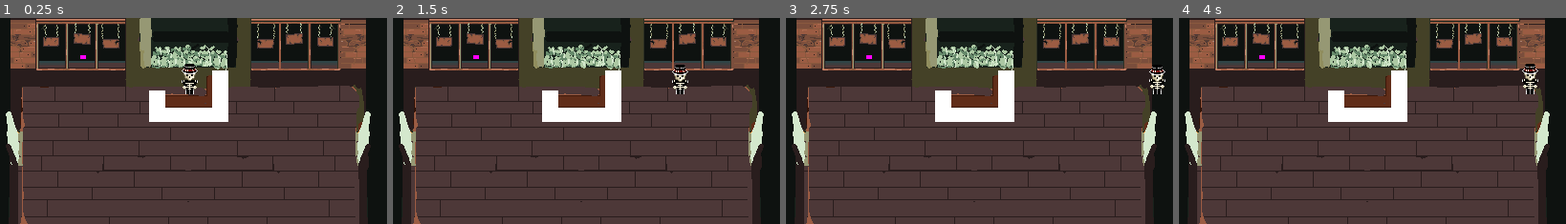
Above: before the commit, frames 1-4 (left to right).
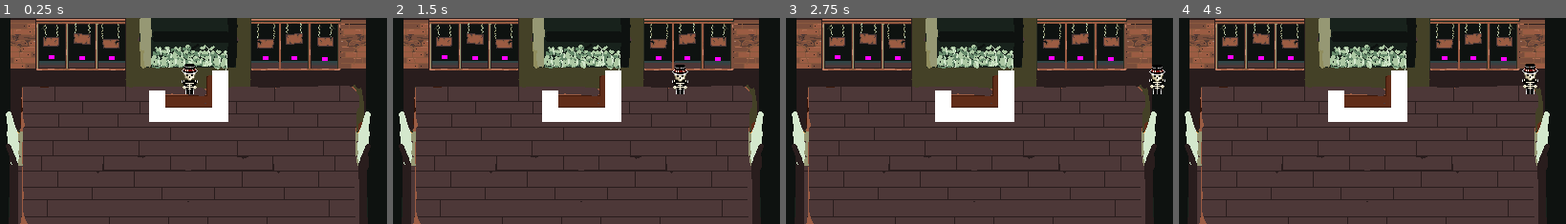
Above: after the commit, the same moments.

Repository: bean-jam/hack-sussex-game-jam-2025
Game: Godot game, scene res://Scenes/test_environment.tscn
Two runs of this game, one before a commit and one after it. Both use one fixed random seed, a clock stepped at 60 frames per second and the inputs below. This scene is started directly instead of the project's main scene. The engine's default icon, where the game draws it, is replaced by a stand-in: a white triangle on a blue panel in a dark square.
Inputs (mouse positions are in pixels of both pictures, inside the frame that each line leads up to):
- Up to frame 1 (0.25 s): no input
- Up to frame 2 (1.5 s): move the mouse to (667, 110) at 0.52 s; hold Right (move_right) 0.53-1.25 s; tap X (drop) at 0.6 s; click (667, 110) at 0.67 s; tap Space (interact) at 0.8 s; drag from (501, 131) to (563, 162) at 1.27 s
- Up to frame 3 (2.75 s): move the mouse to (1014, 75) at 2.02 s; hold Right (move_right) from 2.03 s (still down); tap X (drop) at 2.1 s; tap Space (interact) at 2.3 s
- Up to frame 4 (4 s): release Right (move_right) at 2.75 s; drag from (1349, 162) to (1248, 90) at 2.77 s; tap Enter at 3.5 s; move the mouse to (1484, 151) at 3.52 s; hold Left (move_left) from 3.53 s (still down); tap X (drop) at 3.6 s; tap Space (interact) at 3.8 s

The runs differ from the first frame. In frame 1, 0.2% of the frame differs, in the area x 12-85%, y 18-21%; in frame 2, 0.2%; in frame 3, 0.2%; in frame 4, 0.2%.

Commit message:
Use custom resources for item containers

Diff:
--- a/Resources/Ingredients/alligator_teeth.tres
+++ b/Resources/Ingredients/alligator_teeth.tres
@@ -1,7 +1,11 @@
-[gd_resource type="Resource" script_class="Item" load_steps=2 format=3 uid="uid://cviwqynmxmqa5"]
+[gd_resource type="Resource" script_class="Item" load_steps=3 format=3 uid="uid://cviwqynmxmqa5"]
 
 [ext_resource type="Script" uid="uid://de2x6nu24bxkm" path="res://Scripts/item.gd" id="1_qs84h"]
 
+[sub_resource type="PlaceholderTexture2D" id="PlaceholderTexture2D_dqvdn"]
+size = Vector2(8, 8)
+
 [resource]
 script = ExtResource("1_qs84h")
-metadata/_custom_type_script = "uid://de2x6nu24bxkm"
+item_name = "Alligator Teeth"
+texture = SubResource("PlaceholderTexture2D_dqvdn")
--- a/Resources/Ingredients/ayahuasca.tres
+++ b/Resources/Ingredients/ayahuasca.tres
@@ -1,9 +1,12 @@
-[gd_resource type="Resource" script_class="Item" load_steps=2 format=3 uid="uid://bnk85jyhl0ckg"]
+[gd_resource type="Resource" script_class="Item" load_steps=3 format=3 uid="uid://bnk85jyhl0ckg"]
 
 [ext_resource type="Script" uid="uid://de2x6nu24bxkm" path="res://Scripts/item.gd" id="1_w0far"]
 
+[sub_resource type="PlaceholderTexture2D" id="PlaceholderTexture2D_117a8"]
+size = Vector2(8, 8)
+
 [resource]
 script = ExtResource("1_w0far")
-item_name = "Viper"
-description = "Deadly toxin extracted from snake fangs; causes paralysis."
+item_name = "Ayahuasca"
+texture = SubResource("PlaceholderTexture2D_117a8")
 metadata/_custom_type_script = "uid://de2x6nu24bxkm"
--- a/Resources/Ingredients/eagle_eyeball.tres
+++ b/Resources/Ingredients/eagle_eyeball.tres
@@ -1,7 +1,12 @@
-[gd_resource type="Resource" script_class="Item" load_steps=2 format=3 uid="uid://dauog3637hj2o"]
+[gd_resource type="Resource" script_class="Item" load_steps=3 format=3 uid="uid://dauog3637hj2o"]
 
 [ext_resource type="Script" uid="uid://de2x6nu24bxkm" path="res://Scripts/item.gd" id="1_8c257"]
 
+[sub_resource type="PlaceholderTexture2D" id="PlaceholderTexture2D_hosi8"]
+size = Vector2(8, 8)
+
 [resource]
 script = ExtResource("1_8c257")
+item_name = "Eagle Eyeball"
+texture = SubResource("PlaceholderTexture2D_hosi8")
 metadata/_custom_type_script = "uid://de2x6nu24bxkm"
--- a/Resources/Ingredients/leech.tres
+++ b/Resources/Ingredients/leech.tres
@@ -1,9 +1,13 @@
-[gd_resource type="Resource" script_class="Item" load_steps=2 format=3 uid="uid://jwpx3sj2mv2k"]
+[gd_resource type="Resource" script_class="Item" load_steps=3 format=3 uid="uid://jwpx3sj2mv2k"]
 
 [ext_resource type="Script" uid="uid://de2x6nu24bxkm" path="res://Scripts/item.gd" id="1_8yx0d"]
+
+[sub_resource type="PlaceholderTexture2D" id="PlaceholderTexture2D_yjcub"]
+size = Vector2(8, 8)
 
 [resource]
 script = ExtResource("1_8yx0d")
 item_name = "Leech"
 description = "Slimy parasite historically used for medicinal bloodletting."
+texture = SubResource("PlaceholderTexture2D_yjcub")
 metadata/_custom_type_script = "uid://de2x6nu24bxkm"
--- a/Resources/Ingredients/rat_tail.tres
+++ b/Resources/Ingredients/rat_tail.tres
@@ -1,9 +1,12 @@
-[gd_resource type="Resource" script_class="Item" load_steps=2 format=3 uid="uid://ubqmnoky64qc"]
+[gd_resource type="Resource" script_class="Item" load_steps=3 format=3 uid="uid://ubqmnoky64qc"]
 
 [ext_resource type="Script" uid="uid://de2x6nu24bxkm" path="res://Scripts/item.gd" id="1_g4cw3"]
 
+[sub_resource type="PlaceholderTexture2D" id="PlaceholderTexture2D_edhqh"]
+size = Vector2(8, 8)
+
 [resource]
 script = ExtResource("1_g4cw3")
-item_name = "Leech"
-description = "Slimy parasite historically used for medicinal bloodletting."
+item_name = "Rat Tail"
+texture = SubResource("PlaceholderTexture2D_edhqh")
 metadata/_custom_type_script = "uid://de2x6nu24bxkm"
--- a/Resources/Ingredients/toad_leg.tres
+++ b/Resources/Ingredients/toad_leg.tres
@@ -1,9 +1,12 @@
-[gd_resource type="Resource" script_class="Item" load_steps=2 format=3 uid="uid://dym8jnd8cn8dy"]
+[gd_resource type="Resource" script_class="Item" load_steps=3 format=3 uid="uid://dym8jnd8cn8dy"]
 
 [ext_resource type="Script" uid="uid://de2x6nu24bxkm" path="res://Scripts/item.gd" id="1_7t460"]
 
+[sub_resource type="PlaceholderTexture2D" id="PlaceholderTexture2D_ippty"]
+size = Vector2(8, 8)
+
 [resource]
 script = ExtResource("1_7t460")
-item_name = "Leech"
-description = "Slimy parasite historically used for medicinal bloodletting."
+item_name = "Toad Leg"
+texture = SubResource("PlaceholderTexture2D_ippty")
 metadata/_custom_type_script = "uid://de2x6nu24bxkm"
--- a/Resources/Ingredients/viper_venom.tres
+++ b/Resources/Ingredients/viper_venom.tres
@@ -1,9 +1,12 @@
-[gd_resource type="Resource" script_class="Item" load_steps=2 format=3 uid="uid://crxjivlet67gs"]
+[gd_resource type="Resource" script_class="Item" load_steps=3 format=3 uid="uid://crxjivlet67gs"]
 
 [ext_resource type="Script" uid="uid://de2x6nu24bxkm" path="res://Scripts/item.gd" id="1_sv77r"]
 
+[sub_resource type="PlaceholderTexture2D" id="PlaceholderTexture2D_y3qu2"]
+
 [resource]
 script = ExtResource("1_sv77r")
-item_name = "Viper"
+item_name = "Viper Venom"
 description = "Deadly toxin extracted from snake fangs; causes paralysis."
+texture = SubResource("PlaceholderTexture2D_y3qu2")
 metadata/_custom_type_script = "uid://de2x6nu24bxkm"
--- /dev/null
+++ b/Scenes/all_ingredient_containers.tscn
@@ -0,0 +1,35 @@
+[gd_scene load_steps=8 format=3 uid="uid://blokjx0qwce7i"]
+
+[ext_resource type="PackedScene" uid="uid://bonbooj2bn18v" path="res://Scenes/item_container.tscn" id="1_s1ndh"]
+[ext_resource type="Resource" uid="uid://ubqmnoky64qc" path="res://Resources/Ingredients/rat_tail.tres" id="2_odvi4"]
+[ext_resource type="Resource" uid="uid://dym8jnd8cn8dy" path="res://Resources/Ingredients/toad_leg.tres" id="3_ornfg"]
+[ext_resource type="Resource" uid="uid://crxjivlet67gs" path="res://Resources/Ingredients/viper_venom.tres" id="4_yovy8"]
+[ext_resource type="Resource" uid="uid://jwpx3sj2mv2k" path="res://Resources/Ingredients/leech.tres" id="5_2bdve"]
+[ext_resource type="Resource" uid="uid://cviwqynmxmqa5" path="res://Resources/Ingredients/alligator_teeth.tres" id="6_878vk"]
+[ext_resource type="Resource" uid="uid://dauog3637hj2o" path="res://Resources/Ingredients/eagle_eyeball.tres" id="7_cs6go"]
+
+[node name="AllIngredientContainers" type="Node2D"]
+
+[node name="RatTails" parent="." instance=ExtResource("1_s1ndh")]
+position = Vector2(65, 41)
+ingredient_data = ExtResource("2_odvi4")
+
+[node name="ToadLegs" parent="." instance=ExtResource("1_s1ndh")]
+position = Vector2(97, 42)
+ingredient_data = ExtResource("3_ornfg")
+
+[node name="ViperVenom" parent="." instance=ExtResource("1_s1ndh")]
+position = Vector2(128, 42)
+ingredient_data = ExtResource("4_yovy8")
+
+[node name="Leechs" parent="." instance=ExtResource("1_s1ndh")]
+position = Vector2(289, 42)
+ingredient_data = ExtResource("5_2bdve")
+
+[node name="AlligatorTeeth" parent="." instance=ExtResource("1_s1ndh")]
+position = Vector2(319, 42)
+ingredient_data = ExtResource("6_878vk")
+
+[node name="EagleEyeball" parent="." instance=ExtResource("1_s1ndh")]
+position = Vector2(351, 43)
+ingredient_data = ExtResource("7_cs6go")
--- a/Scenes/item_container.tscn
+++ b/Scenes/item_container.tscn
@@ -3,6 +3,7 @@
 [ext_resource type="Script" uid="uid://d2m2ajo4kskwb" path="res://Scripts/ItemContainer.gd" id="1_liojt"]
 
 [sub_resource type="RectangleShape2D" id="RectangleShape2D_4u81j"]
+size = Vector2(6, 4)
 
 [sub_resource type="PlaceholderTexture2D" id="PlaceholderTexture2D_liojt"]
 
--- a/Scenes/test_environment.tscn
+++ b/Scenes/test_environment.tscn
@@ -1,10 +1,15 @@
-[gd_scene load_steps=6 format=3 uid="uid://cbkr5iw26j277"]
+[gd_scene load_steps=11 format=3 uid="uid://cbkr5iw26j277"]
 
 [ext_resource type="PackedScene" uid="uid://bqn65togivj2c" path="res://Scenes/player.tscn" id="1_ovar5"]
-[ext_resource type="PackedScene" uid="uid://hsoeols25sni" path="res://Scenes/enemy.tscn" id="2_k0r8c"]
 [ext_resource type="PackedScene" path="res://Scenes/desk.tscn" id="3_ncdvc"]
 [ext_resource type="Texture2D" uid="uid://dqcsvp5wnx27r" path="res://Assets/Environment/ENVIRO.png" id="4_k0r8c"]
+[ext_resource type="Resource" uid="uid://ubqmnoky64qc" path="res://Resources/Ingredients/rat_tail.tres" id="5_3wfad"]
 [ext_resource type="PackedScene" uid="uid://bonbooj2bn18v" path="res://Scenes/item_container.tscn" id="5_ncdvc"]
+[ext_resource type="Resource" uid="uid://dym8jnd8cn8dy" path="res://Resources/Ingredients/toad_leg.tres" id="6_q2a4t"]
+[ext_resource type="Resource" uid="uid://crxjivlet67gs" path="res://Resources/Ingredients/viper_venom.tres" id="7_24exq"]
+[ext_resource type="Resource" uid="uid://jwpx3sj2mv2k" path="res://Resources/Ingredients/leech.tres" id="8_bk6u1"]
+[ext_resource type="Resource" uid="uid://cviwqynmxmqa5" path="res://Resources/Ingredients/alligator_teeth.tres" id="9_slje7"]
+[ext_resource type="Resource" uid="uid://dauog3637hj2o" path="res://Resources/Ingredients/eagle_eyeball.tres" id="10_mlaev"]
 
 [node name="test-environment" type="Node2D"]
 
@@ -18,5 +23,26 @@
 [node name="Desk" parent="." instance=ExtResource("3_ncdvc")]
 position = Vector2(167, 55)
 
-[node name="ItemContainer" parent="." instance=ExtResource("5_ncdvc")]
-position = Vector2(98, 41)
+[node name="RatTails" parent="." instance=ExtResource("5_ncdvc")]
+position = Vector2(65, 41)
+ingredient_data = ExtResource("5_3wfad")
+
+[node name="ToadLegs" parent="." instance=ExtResource("5_ncdvc")]
+position = Vector2(97, 42)
+ingredient_data = ExtResource("6_q2a4t")
+
+[node name="ViperVenom" parent="." instance=ExtResource("5_ncdvc")]
+position = Vector2(128, 42)
+ingredient_data = ExtResource("7_24exq")
+
+[node name="Leechs" parent="." instance=ExtResource("5_ncdvc")]
+position = Vector2(289, 42)
+ingredient_data = ExtResource("8_bk6u1")
+
+[node name="AlligatorTeeth" parent="." instance=ExtResource("5_ncdvc")]
+position = Vector2(319, 42)
+ingredient_data = ExtResource("9_slje7")
+
+[node name="EagleEyeball" parent="." instance=ExtResource("5_ncdvc")]
+position = Vector2(351, 43)
+ingredient_data = ExtResource("10_mlaev")
--- a/Scripts/ItemContainer.gd
+++ b/Scripts/ItemContainer.gd
@@ -1,11 +1,15 @@
 extends StaticBody2D
 
-# CHANGE THIS per object in the Inspector (e.g., "Frog", "Rat", "Cards")
-@export var item_name: String = "Rat"
+# EXPORT A RESOURCE INSTEAD OF A STRING
+# Drag the .tres file (e.g. Frog.tres) into this slot in the Inspector
+@export var ingredient_data: Resource
 
 func interact(player):
-	# Only give item if player hands are empty
-	if player.held_item == "":
-		player.pickup(item_name)
+	# Check if player is holding nothing (null)
+	if player.held_item == null:
+		if ingredient_data != null:
+			player.pickup(ingredient_data)
+		else:
+			print("ERROR: No Resource assigned to this station in Inspector!")
 	else:
 		print("Player hands are full!")
--- a/Scripts/player.gd
+++ b/Scripts/player.gd
@@ -1,7 +1,7 @@
 extends CharacterBody2D
 
 # STATE
-var held_item: String = "" # Empty string = holding nothing
+var held_item: Item = null
 
 # NODES
 @onready var interact_ray = $InteractRay
@@ -38,23 +38,18 @@
 
 # --- PUBLIC FUNCTIONS (Called by other objects) ---
 
-func pickup(item_name: String):
-	held_item = item_name
-	print("Player picked up: ", held_item)
+func pickup(item_resource: Resource):
+	held_item = item_resource
+	print("Picked up: ", held_item.resource_path) # Debugging helpful for resources
 	update_visuals()
 
 func drop_item():
-	held_item = ""
-	print("Player dropped item")
+	held_item = null
 	update_visuals()
 
 func update_visuals():
-	if held_item == "":
+	if held_item == null:
 		held_item_icon.visible = false
 	else:
 		held_item_icon.visible = true
-		# Replace with icons eventually
-		held_item_icon.modulate = Color.RED
-
-		## Use this method to change items based on the item name
-		# held_item_icon.texture = load("res://assets/items/" + held_item + ".png")
+		held_item_icon.texture = held_item.texture
